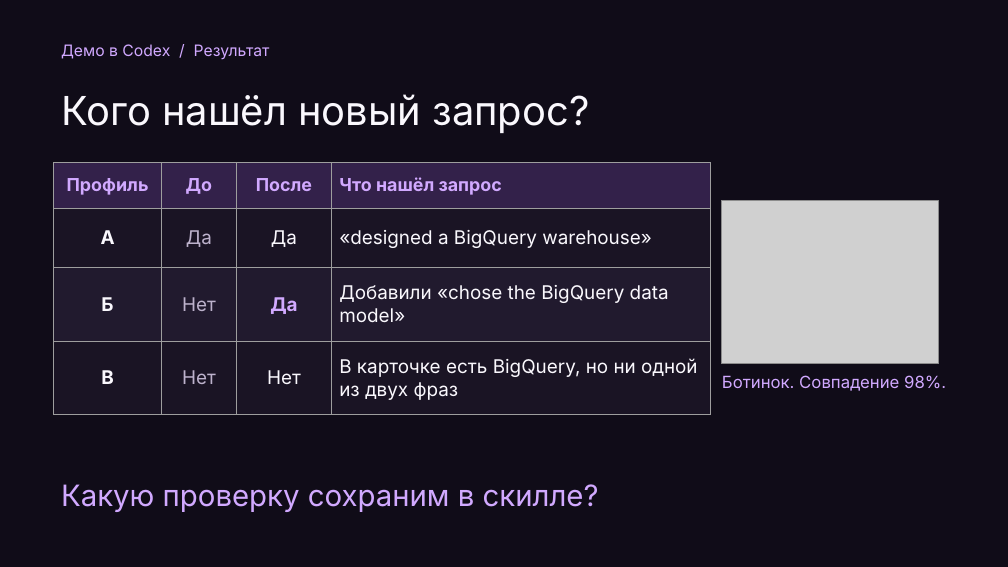
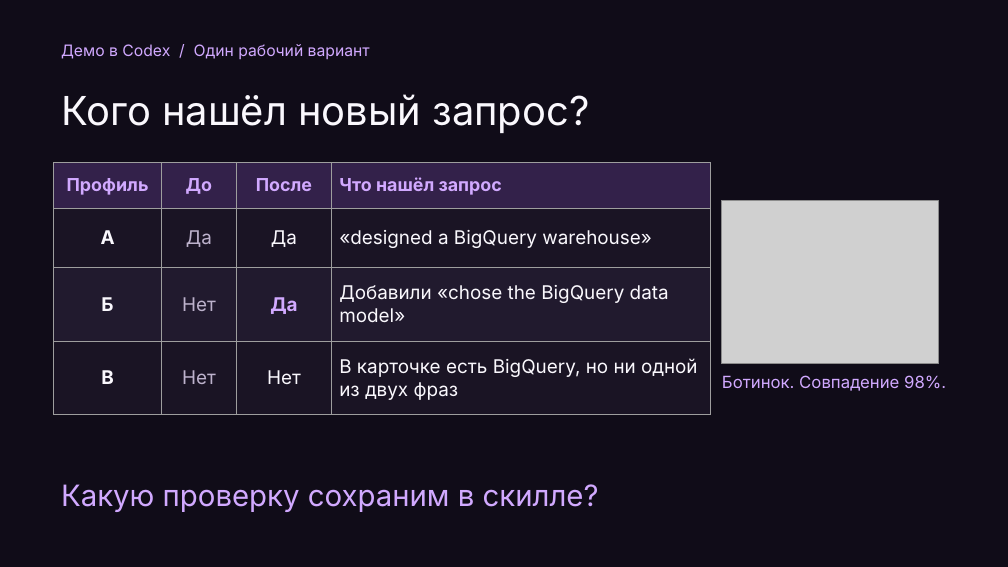
Before and after one commit to Da6ka/ta-meetup-ai-sourcing-2026-11-19, a slide deck: slide 22 of materials/spb-it-recruiter-meetup.pptx (slide 21 before the commit). Drawn at 1008x567 pixels with LibreOffice and Linux fonts; fonts in the diff are those of the drawing; grey boxes stand for pictures. Boxes give left, top, right and bottom in pixels: in the first picture for what was removed or moved away, otherwise in the second. Text is boxed around its words. In the diff, an @@ line names an element or a change of style, - is before the commit and + after.

```diff
--- a/materials/spb-it-recruiter-meetup.pptx
+++ b/materials/spb-it-recruiter-meetup.pptx
@@ text at [61, 44, 370, 60]: text changed @@
-Демо в Codex / Результат
+Демо в Codex / Один рабочий вариант
```
Also in this commit, not shown: 17 other slides changed, 7 slides added, 6 slides removed, 11 other files.
